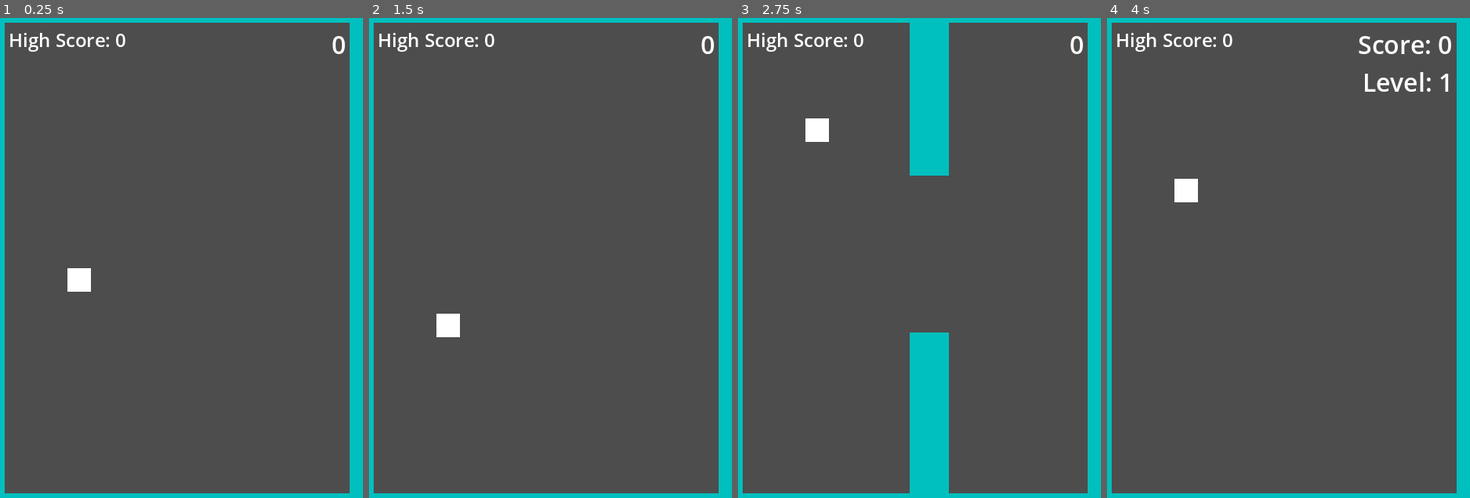
Above: before the commit, frames 1-4 (left to right).
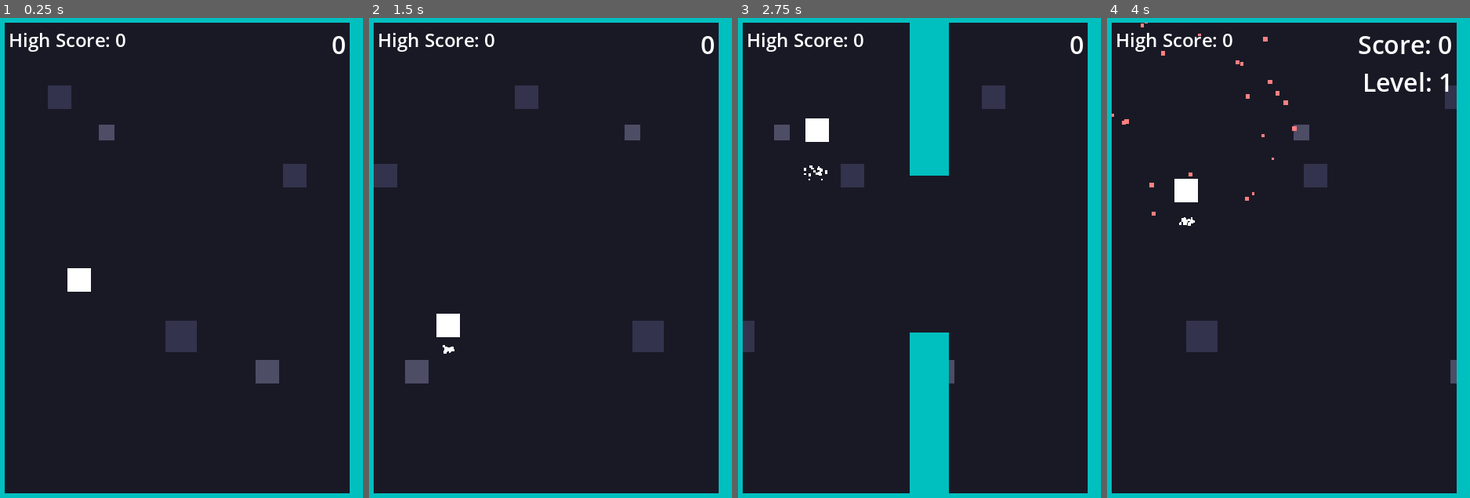
Above: after the commit, the same moments.

Repository: laufferw/Godot-Flappy-Square
Game: Godot game, scene res://main.tscn
The game is run twice, just before and just after one commit, with the same random seed, the same clock (stepped at 60 frames per second) and the same inputs.
Inputs:
- Up to frame 1 (0.25 s): no input
- Up to frame 2 (1.5 s): hold R 0.53-1.28 s; tap Space (jump) at 0.77, 0.8, 1.07, 1.35 s
- Up to frame 3 (2.75 s): tap Space (jump) at 1.52, 1.82, 2.3 s; tap R at 1.55 s; hold R from 2.03 s (still down)
- Up to frame 4 (4 s): release R at 2.78 s; tap R at 2.85 s; tap Space (jump) at 3.02, 3.32, 3.6, 3.77 s

The runs differ from the first frame. In frame 1, 92% of the frame differs, in the area x 1-97%, y 0-100%; in frame 2, 92%; in frame 3, 85%; in frame 4, 92%.

Commit message:
Updated main.gd and main.tscn, added powerup.gd and powerup.tscn

Diff:
--- a/main.gd
+++ b/main.gd
@@ -1,5 +1,6 @@
 extends Node2D
 
+enum PowerUpType { SLOW_MOTION, SHIELD }
 @onready var player = $Player
 @onready var score_label = $UI/ScoreLabel
 @onready var restart_message = $UI/RestartMessage
@@ -8,6 +9,7 @@
 @onready var score_sound = $ScoreSound
 @onready var level_up_sound = $LevelUpSound
 @onready var game_over_sound = $GameOverSound
+@onready var slow_motion_bar = $UI/SlowMotionBar
 
 # Level 1 settings
 const GRAVITY_L1 = 1000
@@ -25,8 +27,15 @@
 const SPAWN_TIME_L3 = 0.8
 
 const JUMP_FORCE = -400
-const LEVEL_THRESHOLD = 25
-const LEVEL3_THRESHOLD = 50
+const LEVEL_THRESHOLD = 10  # Level 2 at 10 points
+const LEVEL3_THRESHOLD = 20  # Level 3 at 20 points
+
+const LEVEL1_COLOR = Color(1, 1, 1, 1)  # White
+const LEVEL2_COLOR = Color(0.5, 1, 0.5, 1)  # Light green
+const LEVEL3_COLOR = Color(0.5, 0.5, 1, 1)  # Light blue
+const POWER_UP_SPAWN_CHANCE = 0.2  # 20% chance when spawning a pipe
+const SLOW_MOTION_DURATION = 5.0
+const SLOW_MOTION_FACTOR = 0.5
 var velocity = Vector2.ZERO
 var score = 0
 var high_score = 0
@@ -37,9 +46,15 @@
 var current_pipe_speed = PIPE_SPEED_L1
 var current_spawn_time = SPAWN_TIME_L1
 var level_transition_time = 0
+var power_ups = []
+var has_shield = false
+var is_slow_motion = false
+var original_speed = 0
+var original_gravity = 0
 
 # Preload the pipe scene
 var pipe_scene = preload("res://pipe.tscn")
+var power_up_scene = preload("res://powerup.tscn")
 
 func reset_game():
 	# Reset game state
@@ -61,9 +76,22 @@
 		pipe.queue_free()
 	pipes.clear()
 
+	# Clear existing power-ups
+	for power_up in power_ups:
+		power_up.queue_free()
+	power_ups.clear()
+
+	# Reset power-up states
+	has_shield = false
+	is_slow_motion = false
+	if $Player.has_node("ShieldEffect"):
+		$Player/ShieldEffect.visible = false
+	slow_motion_bar.visible = false
+
 	# Reset score display
 	score_label.text = "Score: 0\nLevel: 1"
 	update_high_score_display()
+	$Player/ColorRect.color = LEVEL1_COLOR
 
 func _ready():
 	# Initialize player position
@@ -85,7 +113,7 @@
 			var buffer = file.get_buffer(file.get_length())
 			stream.data = buffer
 			jump_sound.stream = stream
-			jump_sound.volume_db = -6.0
+			jump_sound.volume_db = -10.0
 			print("Jump sound loaded successfully")
 
 	if FileAccess.file_exists(audio_dir + "score.wav"):
@@ -95,7 +123,7 @@
 			var buffer = file.get_buffer(file.get_length())
 			stream.data = buffer
 			score_sound.stream = stream
-			score_sound.volume_db = -6.0
+			score_sound.volume_db = -10.0
 			print("Score sound loaded successfully")
 
 	if FileAccess.file_exists(audio_dir + "level_up.wav"):
@@ -105,7 +133,7 @@
 			var buffer = file.get_buffer(file.get_length())
 			stream.data = buffer
 			level_up_sound.stream = stream
-			level_up_sound.volume_db = -6.0
+			level_up_sound.volume_db = -10.0
 			print("Level up sound loaded successfully")
 
 	if FileAccess.file_exists(audio_dir + "game_over.wav"):
@@ -115,7 +143,7 @@
 			var buffer = file.get_buffer(file.get_length())
 			stream.data = buffer
 			game_over_sound.stream = stream
-			game_over_sound.volume_db = -6.0
+			game_over_sound.volume_db = -10.0
 			print("Game over sound loaded successfully")
 
 	# Start pipe spawning
@@ -145,11 +173,15 @@
 	# Handle jump input
 	if Input.is_action_just_pressed("jump"):
 		velocity.y = JUMP_FORCE
+		$Player/JumpParticles.restart()
 		if jump_sound.stream:
 			jump_sound.play()
 
 	# Update player position
 	player.position += velocity * delta
+
+	# Update parallax background
+	$ParallaxBackground.scroll_offset.x += current_pipe_speed * delta
 
 	# Move pipes
 	var pipes_to_remove = []
@@ -160,7 +192,13 @@
 		var top_area = pipe.get_node("TopArea")
 		var bottom_area = pipe.get_node("BottomArea")
 		if top_area.overlaps_body(player) or bottom_area.overlaps_body(player):
+			if has_shield:
+				has_shield = false
+				$Player/ShieldEffect.visible = false
+				play_flash_effect()  # Reuse flash effect for shield break
+				continue  # Skip game over
 			game_over = true
+			$Player/CollisionParticles.restart()
 			if game_over_sound.stream:
 				game_over_sound.play()
 			# Update high score if needed
@@ -186,6 +224,7 @@
 				current_gravity = GRAVITY_L2
 				current_pipe_speed = PIPE_SPEED_L2
 				get_node("PipeTimer").wait_time = SPAWN_TIME_L2
+				transition_player_color(LEVEL2_COLOR)
 
 				# Show level up message
 				$UI/LevelUpLabel.text = "Level " + str(current_level) + "!"
@@ -198,6 +237,7 @@
 				current_gravity = GRAVITY_L3
 				current_pipe_speed = PIPE_SPEED_L3
 				get_node("PipeTimer").wait_time = SPAWN_TIME_L3
+				transition_player_color(LEVEL3_COLOR)
 
 				# Show level up message
 				$UI/LevelUpLabel.text = "Level " + str(current_level) + "!"
@@ -243,6 +283,19 @@
 func update_high_score_display():
 	high_score_label.text = "High Score: " + str(high_score)
 
+func transition_player_color(new_color: Color):
+	var tween = create_tween()
+	tween.tween_property($Player/ColorRect, "color", new_color, 1.0)
+
+func play_flash_effect():
+	var flash = $UI/FlashEffect
+	flash.visible = true
+	flash.color = Color(1, 1, 1, 0.3)
+
+	var tween = create_tween()
+	tween.tween_property(flash, "color:a", 0.0, 0.2)
+	tween.tween_callback(func(): flash.visible = false)
+
 func spawn_pipe():
 	if game_over:
 		return
@@ -254,3 +307,58 @@
 	pipe.position.y = offset
 	add_child(pipe)
 	pipes.append(pipe)
+
+	# Chance to spawn power-up
+	if randf() < POWER_UP_SPAWN_CHANCE:
+		var power_up = power_up_scene.instantiate()
+		power_up.position.x = pipe.position.x + randf_range(100, 200)
+		power_up.position.y = randf_range(50, 590)  # Keep within playable area
+		add_child(power_up)
+		power_ups.append(power_up)
+
+# Add power-up effect handling
+func apply_power_up(type):
+	match type:
+		PowerUpType.SLOW_MOTION:
+			if not is_slow_motion:
+				is_slow_motion = true
+				original_speed = current_pipe_speed
+				original_gravity = current_gravity
+				current_pipe_speed *= SLOW_MOTION_FACTOR
+				current_gravity *= SLOW_MOTION_FACTOR
+
+				# Show and setup progress bar
+				slow_motion_bar.visible = true
+				slow_motion_bar.value = SLOW_MOTION_DURATION
+
+				# Create timer and tween for smooth bar update
+				var timer = get_tree().create_timer(SLOW_MOTION_DURATION)
+				var tween = create_tween()
+				tween.tween_property(slow_motion_bar, "value", 0, SLOW_MOTION_DURATION)
+
+				timer.timeout.connect(func():
+					is_slow_motion = false
+					current_pipe_speed = original_speed
+					current_gravity = original_gravity
+					slow_motion_bar.visible = false
+				)
+
+		PowerUpType.SHIELD:
+			has_shield = true
+			# Add shield visual effect if not exists
+			if not $Player.has_node("ShieldEffect"):
+				var shield = ColorRect.new()
+				shield.set_name("ShieldEffect")
+				shield.size = Vector2(40, 40)
+				shield.position = Vector2(-5, -5)
+				shield.color = Color(1, 1, 1, 0.3)
+				$Player.add_child(shield)
+			else:
+				$Player/ShieldEffect.visible = true
+
+	# Play power-up collection sound
+	if score_sound.stream:  # Reuse score sound for power-ups
+		score_sound.play()
+
+func remove_power_up(power_up):
+	power_ups.erase(power_up)
--- a/main.tscn
+++ b/main.tscn
@@ -1,6 +1,35 @@
-[gd_scene load_steps=2 format=3 uid="uid://b6c7kqkcdxw0y"]
+[gd_scene load_steps=4 format=3 uid="uid://b6c7kqkcdxw0y"]
 
 [ext_resource type="Script" path="res://main.gd" id="1"]
+
+[sub_resource type="ParticleProcessMaterial" id="ParticleProcessMaterial_1"]
+emission_shape = 1
+emission_sphere_radius = 5.0
+particle_flag_disable_z = true
+direction = Vector3(0, -1, 0)
+spread = 30.0
+gravity = Vector3(0, 98, 0)
+initial_velocity_min = 50.0
+initial_velocity_max = 80.0
+orbit_velocity_min = 0.0
+orbit_velocity_max = 0.0
+scale_min = 2.0
+scale_max = 4.0
+color = Color(1, 1, 1, 1)
+
+[sub_resource type="ParticleProcessMaterial" id="ParticleProcessMaterial_2"]
+emission_shape = 1
+emission_sphere_radius = 1.0
+particle_flag_disable_z = true
+spread = 180.0
+gravity = Vector3(0, 0, 0)
+initial_velocity_min = 100.0
+initial_velocity_max = 200.0
+orbit_velocity_min = 0.0
+orbit_velocity_max = 0.0
+scale_min = 3.0
+scale_max = 6.0
+color = Color(1, 0.5, 0.5, 1)
 
 [sub_resource type="RectangleShape2D" id="RectangleShape2D_1"]
 size = Vector2(30, 30)
@@ -19,6 +48,83 @@
 position = Vector2(15, 15)
 shape = SubResource("RectangleShape2D_1")
 
+[node name="JumpParticles" type="GPUParticles2D" parent="Player"]
+position = Vector2(15, 15)
+emitting = false
+amount = 20
+process_material = SubResource("ParticleProcessMaterial_1")
+lifetime = 0.5
+one_shot = true
+explosiveness = 1.0
+
+[node name="CollisionParticles" type="GPUParticles2D" parent="Player"]
+position = Vector2(15, 15)
+emitting = false
+amount = 30
+process_material = SubResource("ParticleProcessMaterial_2")
+lifetime = 0.7
+one_shot = true
+explosiveness = 1.0
+
+[node name="ParallaxBackground" type="ParallaxBackground" parent="."]
+scroll_offset = Vector2(0, 0)
+
+[node name="FarBackground" type="ParallaxLayer" parent="ParallaxBackground"]
+motion_scale = Vector2(0.2, 0.2)
+motion_mirroring = Vector2(480, 0)
+
+[node name="ColorRect" type="ColorRect" parent="ParallaxBackground/FarBackground"]
+offset_right = 480.0
+offset_bottom = 640.0
+color = Color(0.1, 0.1, 0.15, 1)
+
+[node name="MiddleLayer" type="ParallaxLayer" parent="ParallaxBackground"]
+motion_scale = Vector2(0.5, 0.5)
+motion_mirroring = Vector2(480, 0)
+
+[node name="Shapes" type="Node2D" parent="ParallaxBackground/MiddleLayer"]
+
+[node name="Shape1" type="ColorRect" parent="ParallaxBackground/MiddleLayer/Shapes"]
+offset_left = 50.0
+offset_top = 100.0
+offset_right = 80.0
+offset_bottom = 130.0
+color = Color(0.2, 0.2, 0.3, 1)
+
+[node name="Shape2" type="ColorRect" parent="ParallaxBackground/MiddleLayer/Shapes"]
+offset_left = 200.0
+offset_top = 400.0
+offset_right = 240.0
+offset_bottom = 440.0
+color = Color(0.2, 0.2, 0.3, 1)
+
+[node name="Shape3" type="ColorRect" parent="ParallaxBackground/MiddleLayer/Shapes"]
+offset_left = 350.0
+offset_top = 200.0
+offset_right = 380.0
+offset_bottom = 230.0
+color = Color(0.2, 0.2, 0.3, 1)
+
+[node name="NearLayer" type="ParallaxLayer" parent="ParallaxBackground"]
+motion_scale = Vector2(0.8, 0.8)
+motion_mirroring = Vector2(480, 0)
+
+[node name="Shapes" type="Node2D" parent="ParallaxBackground/NearLayer"]
+
+[node name="Shape1" type="ColorRect" parent="ParallaxBackground/NearLayer/Shapes"]
+offset_left = 100.0
+offset_top = 150.0
+offset_right = 120.0
+offset_bottom = 170.0
+color = Color(0.3, 0.3, 0.4, 1)
+
+[node name="Shape2" type="ColorRect" parent="ParallaxBackground/NearLayer/Shapes"]
+offset_left = 300.0
+offset_top = 450.0
+offset_right = 330.0
+offset_bottom = 480.0
+color = Color(0.3, 0.3, 0.4, 1)
+
 [node name="TopBorder" type="ColorRect" parent="."]
 offset_right = 480.0
 offset_bottom = 20.0
@@ -42,6 +148,15 @@
 color = Color(0, 0.75, 0.75, 1)
 
 [node name="UI" type="CanvasLayer" parent="."]
+
+[node name="FlashEffect" type="ColorRect" parent="UI"]
+visible = false
+anchors_preset = 15
+anchor_right = 1.0
+anchor_bottom = 1.0
+offset_right = 480.0
+offset_bottom = 640.0
+color = Color(1, 1, 1, 0)
 
 [node name="RestartMessage" type="Label" parent="UI"]
 visible = false
@@ -80,6 +195,17 @@
 text = "Level 2!"
 horizontal_alignment = 1
 
+[node name="SlowMotionBar" type="ProgressBar" parent="UI"]
+visible = false
+offset_left = 20.0
+offset_top = 580.0
+offset_right = 160.0
+offset_bottom = 600.0
+theme_override_colors/font_color = Color(0.2, 0.8, 1.0, 1.0)
+theme_override_colors/font_outline_color = Color(0, 0, 0, 1)
+max_value = 5.0
+value = 5.0
+
 [node name="JumpSound" type="AudioStreamPlayer" parent="."]
 
 [node name="ScoreSound" type="AudioStreamPlayer" parent="."]
--- /dev/null
+++ b/powerup.gd
@@ -0,0 +1,34 @@
+extends Area2D
+
+enum PowerUpType { SLOW_MOTION, SHIELD }
+
+var type: PowerUpType
+var float_offset = 0.0
+var float_speed = 2.0
+var float_amplitude = 10.0
+
+func _ready():
+	# Randomly assign type
+	type = PowerUpType.values()[randi() % PowerUpType.size()]
+
+	# Set color based on type
+	match type:
+		PowerUpType.SLOW_MOTION:
+			$ColorRect.color = Color(0.2, 0.8, 1.0, 1.0)  # Light blue
+		PowerUpType.SHIELD:
+			$ColorRect.color = Color(1.0, 0.8, 0.2, 1.0)  # Gold
+
+func _process(delta):
+	# Simple floating animation
+	float_offset += delta * float_speed
+	position.y = position.y + cos(float_offset) * float_amplitude * delta
+
+func _on_power_up_body_entered(body):
+	if body.name == "Player":
+		get_parent().apply_power_up(type)
+		queue_free()
+
+func _exit_tree():
+	# Remove from parent's power_ups array when destroyed
+	if get_parent() and get_parent().has_method("remove_power_up"):
+		get_parent().remove_power_up(self)
--- /dev/null
+++ b/powerup.tscn
@@ -0,0 +1,25 @@
+[gd_scene load_steps=3 format=3]
+
+[ext_resource type="Script" path="res://powerup.gd" id="1"]
+
+[sub_resource type="CircleShape2D" id="1"]
+radius = 15.0
+
+[node name="PowerUp" type="Area2D"]
+script = ExtResource("1")
+
+[node name="ColorRect" type="ColorRect" parent="."]
+offset_left = -15.0
+offset_top = -15.0
+offset_right = 15.0
+offset_bottom = 15.0
+color = Color(1, 0.8, 0.2, 1)
+
+[node name="CollisionShape2D" type="CollisionShape2D" parent="."]
+shape = SubResource("1")
+
+[node name="DurationTimer" type="Timer" parent="."]
+one_shot = true
+
+[connection signal="body_entered" from="." to="." method="_on_power_up_body_entered"]
+[connection signal="timeout" from="DurationTimer" to="." method="_on_duration_timer_timeout"]
